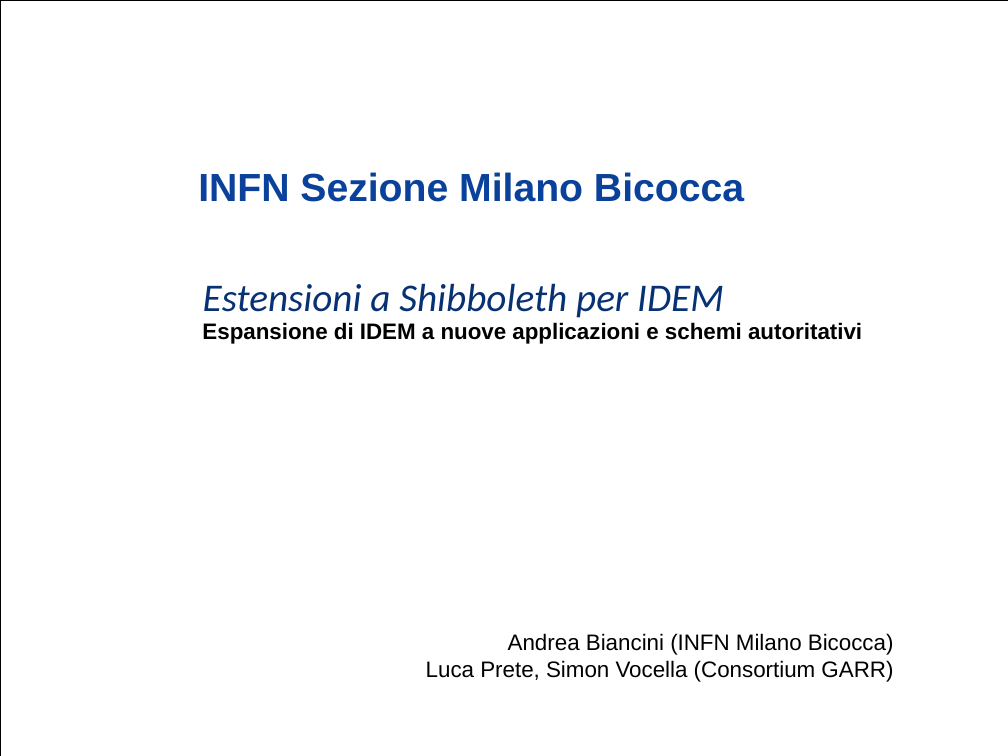
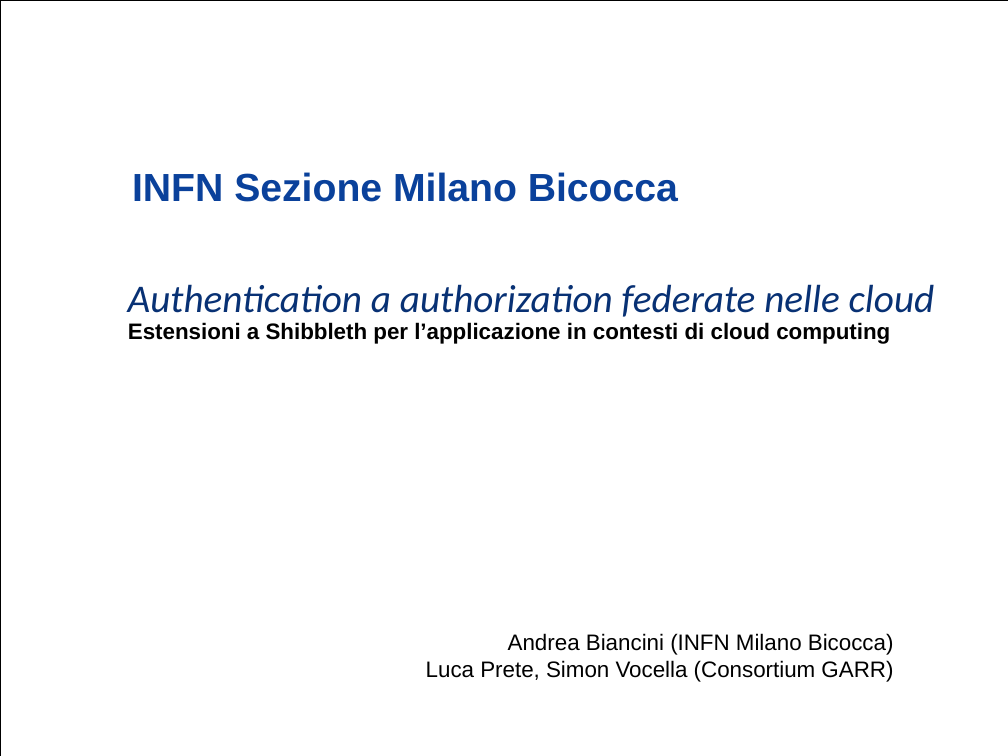
Before and after one commit to biancini/Shibboleth-Authentication, a slide deck: slide 1 of ShibbolethExtensions.pptx. Drawn at 1008x756 pixels with LibreOffice and Linux fonts; fonts in the diff are those of the drawing; background and template pictures are left out. Boxes give left, top, right and bottom in pixels: in the first picture for what was removed or moved away, otherwise in the second. Text is boxed around its words. In the diff, an @@ line names an element or a change of style, - is before the commit and + after.

```diff
--- a/ShibbolethExtensions.pptx
+++ b/ShibbolethExtensions.pptx
@@ title "INFN Sezione Milano Bicocca": place and size @@
-title "INFN Sezione Milano Bicocca" at (198,172,744,202)
+title "INFN Sezione Milano Bicocca" at (132,172,678,202)
@@ text at (128,284,935,317): text changed @@
-Estensioni a Shibboleth per IDEM
+Authentication a authorization federate nelle cloud
@@ subtitle at (128,322,890,344): text changed @@
-Espansione di IDEM a nuove applicazioni e schemi autoritativi
+Estensioni a Shibbleth per l’applicazione in contesti di cloud computing
```
Also in this commit, not shown: 2 other slides changed, 1 slide removed.
